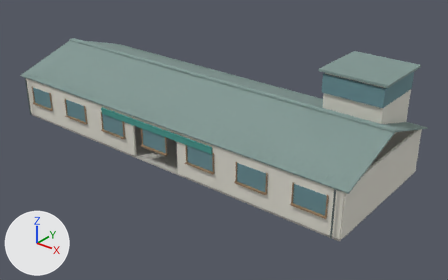
Renders of the glTF model assets/models/coastal_detail/airport.glb from each side of a commit.
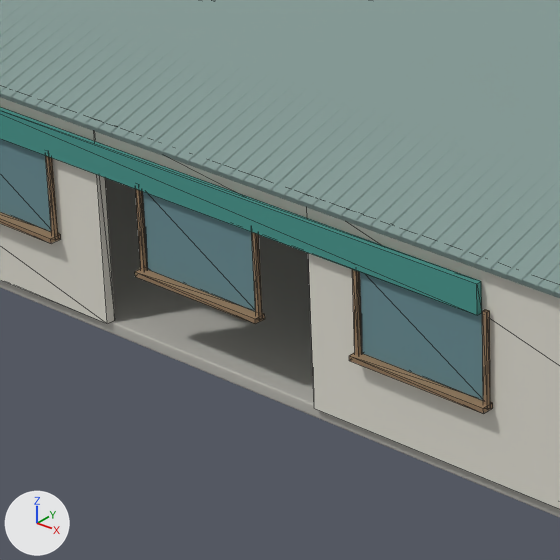
Each version is shown whole from a 50 mm camera at (26.78, -31.18, 19.8) aimed at (2.0, -0.2, 0.6), then close up on the part from 25% to 51% of the width and 32% to 73% of the height. The axes (+X, +Y, +Z) are drawn at lower left. The lights are the same throughout. The older version's two pictures come first. The close-ups show mesh edges as thin lines. Where no turn or scale is listed for an object, it has been applied to the vertices. Vertices at exactly the same position are counted once.

Before the edit, the objects in view are built like this:
```python
me_cube_096 = bpy.data.meshes.new('Cube.096')
me_cube_096.from_pydata(...)  # 168 vertices, 252 faces; spans x -1.1..25.1, y -0.1..0.1, z 0.0..1.4
me_cube_096.materials.append(mat_wood)  # brown #977c5d
me_cube_124 = bpy.data.meshes.new('Cube.124')
me_cube_124.from_pydata(...)  # a box spanning x -2.0..2.0, y -2.0..2.0, z -2.0..2.0; a box spanning x -25.0..3.0, y 1.9..2.1, z -5.0..-1.8; a box spanning x -25.1..-24.9, y -8.0..2.0, z -5.0..-1.8; a box spanning x 2.9..3.1, y -8.0..2.0, z -5.0..-1.8; a box spanning x -25.0..-13.0, y -8.1..-7.9, z -5.0..-1.8; a box spanning x -9.0..3.0, y -8.1..-7.9, z -5.0..-1.8; a box spanning x -13.0..-9.0, y -8.1..-7.9, z -2.3..-1.8
me_cube_124.materials.append(mat_plaster)  # light grey #e1ded3
me_cube_125 = bpy.data.meshes.new('Cube.125')
me_cube_125.from_pydata(...)  # 64 vertices, 96 faces; spans x -24.0..2.1, y -8.0..2.1, z -5.0..0.6
me_cube_125.materials.append(mat_glass)  # cyan #698e95
ob_glass = bpy.data.objects.new('glass', me_cube_125)
ob_glass.location = (11.0, 2.9, 6.2)
ob_plaster = bpy.data.objects.new('plaster', me_cube_124)
ob_plaster.location = (11.0, 3.0, 5.0)
ob_wood = bpy.data.objects.new('wood', me_cube_096)
ob_wood.location = (-12.0, -5.17, 1.13)
# also in view: 'concrete' at (0.0, 0.0, -0.1); 'teal' at (0.0, -5.15, 2.65); 'roof' at (0.0, 0.02, 5.11)
```
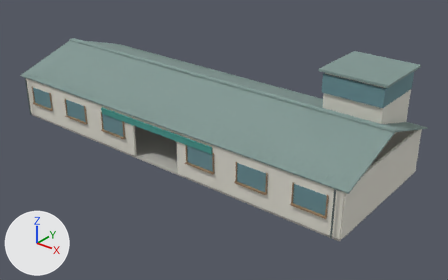
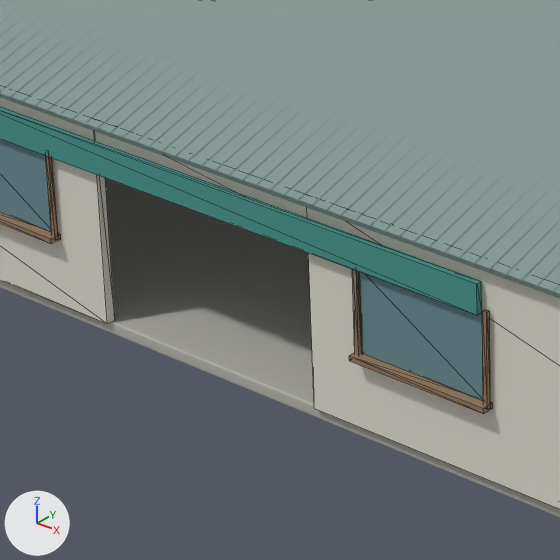
Where the change shows, as pixel boxes [x1, y1, x2, y2] in the close-ups (560 x 560 px):
```json
{"part": 1, "of": "me_cube_125", "change": "deleted", "before": [143, 192, 255, 311], "on screen": "cyan"}
{"part": 2, "of": "me_cube_096", "change": "deleted", "before": [135, 189, 147, 271], "on screen": "brown"}
{"part": 3, "of": "me_cube_096", "change": "deleted", "before": [135, 268, 265, 324], "on screen": "brown"}
{"part": 4, "of": "me_cube_096", "change": "deleted", "before": [252, 232, 262, 316], "on screen": "brown"}
```

Scene script edits in JSON lines:
```json
{"block": "me_cube_125", "where": "# used by ob_glass; location = (11.0, 2.9, 6.2)"}
{"op": "remove", "block": "me_cube_125", "code": "me_cube_125.from_pydata(...)  # 64 vertices, 96 faces; spans x -24.0..2.1, y -8.0..2.1, z -5.0..0.6"}
{"op": "add", "block": "me_cube_125", "code": "me_cube_125.from_pydata(...)  # 56 vertices, 84 faces; spans x -24.0..2.1, y -8.0..2.1, z -5.0..0.6"}
{"block": "me_cube_125", "change": "me_cube_125 part 1: the loose piece of 8 vertices spanning x -12.1..-9.9, y -8.0, z -5.0..-3.8 is deleted"}
{"block": "me_cube_096", "where": "# used by ob_wood; location = (-12.0, -5.17, 1.13)"}
{"op": "remove", "block": "me_cube_096", "code": "me_cube_096.from_pydata(...)  # 168 vertices, 252 faces; spans x -1.1..25.1, y -0.1..0.1, z 0.0..1.4"}
{"op": "add", "block": "me_cube_096", "code": "me_cube_096.from_pydata(...)  # 144 vertices, 216 faces; spans x -1.1..25.1, y -0.1..0.1, z 0.0..1.4"}
{"block": "me_cube_096", "change": "me_cube_096 part 2: the loose piece of 8 vertices spanning x 10.9, y 0.0..0.1, z 0.0..1.4 is deleted"}
{"block": "me_cube_096", "change": "me_cube_096 part 3: the loose piece of 8 vertices spanning x 10.9..13.1, y -0.1..0.1, z 0.0 is deleted"}
{"block": "me_cube_096", "change": "me_cube_096 part 4: the loose piece of 8 vertices spanning x 13.1, y 0.0..0.1, z 0.0..1.4 is deleted"}
```
